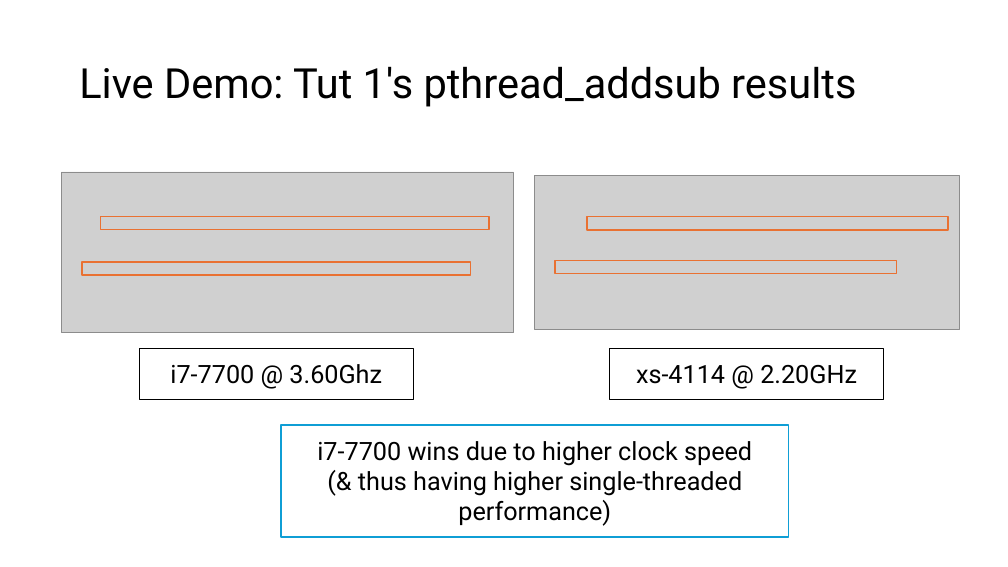
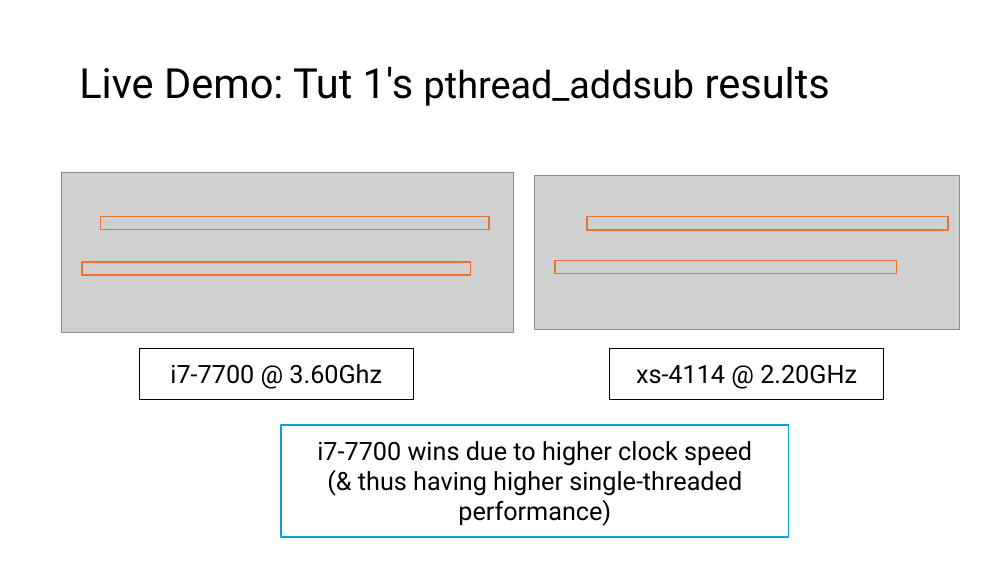
Before and after one commit to theodoreleebrant/TA-2425S1, a slide deck: slide 28 of CS3210/CS3210-TL3 (Lab 2).pptx. Drawn at 1008x567 pixels with LibreOffice and Linux fonts; fonts in the diff are those of the drawing; grey boxes stand for pictures. Boxes give left, top, right and bottom in pixels: in the first picture for what was removed or moved away, otherwise in the second. Text is boxed around its words. In the diff, an @@ line names an element or a change of style, - is before the commit and + after.

```diff
--- a/CS3210/CS3210-TL3 (Lab 2).pptx
+++ b/CS3210/CS3210-TL3 (Lab 2).pptx
@@ title "Live Demo: Tut 1's pthread_addsub ..." at [79,66,830,106]: size 39.6 to 36 pt in "pthread_addsub" @@
```
Also in this commit, not shown: 7 other slides changed, 1 slide added, 1 slide removed.
